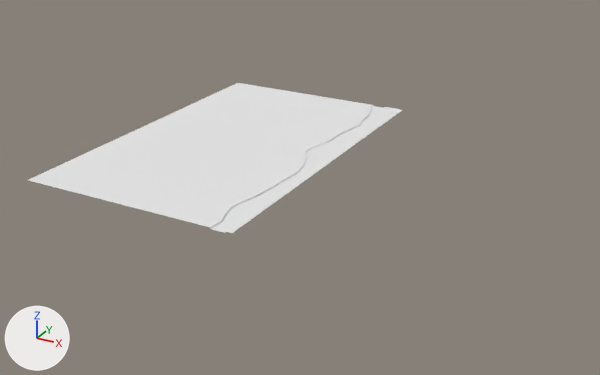
The OBJ model Assets/Prefabs/Roads/straight-left1.obj, before and after one commit.
Rendered twice from a camera (50 mm lens) standing at (170.0, -302.0, 135.0) and looking at (8.0, -8.0, -12.0). The lights are fixed; the arrows at lower left show +X, +Y and +Z. Where no turn or scale is listed for an object, it has been applied to the vertices.

The older version as bpy lines, for what is in view:
```python
me_plane_009_plane_010 = bpy.data.meshes.new('Plane.009_Plane.010')
me_plane_009_plane_010.from_pydata(...)  # 510 vertices, 457 faces; spans x -80.0..20.0, y -80.0..80.0, z -1.0..0.0
me_plane_009_plane_010.materials.append(mat_none)  # white #e7e7e7
ob_plane_009_plane_010 = bpy.data.objects.new('Plane.009_Plane.010', me_plane_009_plane_010)
ob_plane_009_plane_010.location = (0.0, 0.0, 0.0)
```
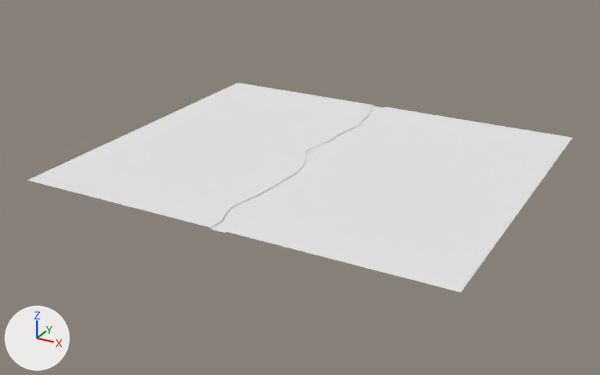
Location of each change, [x1, y1, x2, y2] in pixels of the pictures (600 x 375 px; the box of a moved part takes in the faces that stretch with it):
'Plane.009_Plane.010', reshaped (45% wider, 39% taller)
    before: [29, 83, 402, 233]
    after: [29, 83, 572, 292]
part 1 of me_plane_009_plane_010, moved or reshaped
    before: [229, 107, 402, 233]
    after: [229, 107, 572, 292]

Patch to the scene script:
```diff
--- a/Assets/Prefabs/Roads/straight-left1.obj.py
+++ b/Assets/Prefabs/Roads/straight-left1.obj.py
@@ me_plane_009_plane_010 @@
 me_plane_009_plane_010.from_pydata(...)  # 510 vertices, 457 faces; spans x -80.0..20.0, y -80.0..80.0, z -1.0..0.0
 # used by ob_plane_009_plane_010; location = (0.0, 0.0, 0.0)
+# me_plane_009_plane_010 part 1: all 50 vertices in x 20.0, y -80.0..80.0, z 0.0 are moved by (85.0, 0.0, 0.0)
 me_plane_009_plane_010.materials.append(mat_none)
```
